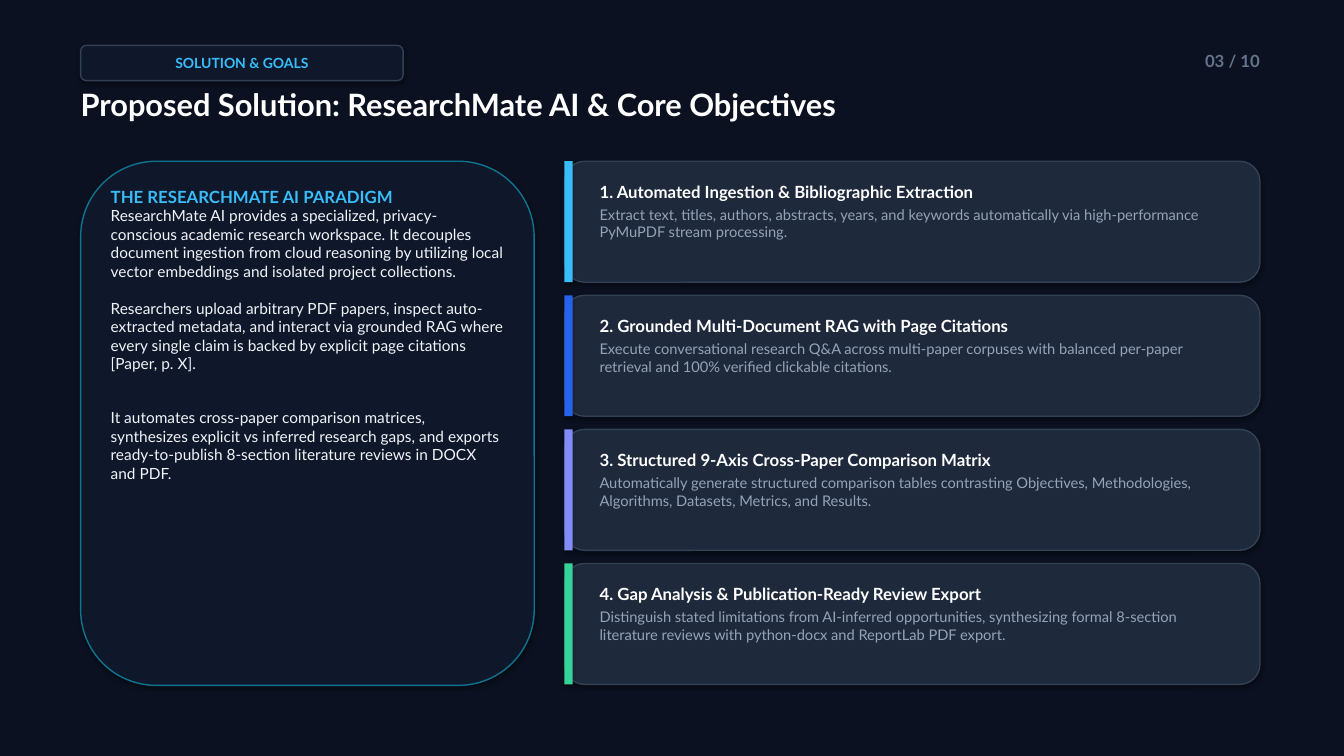
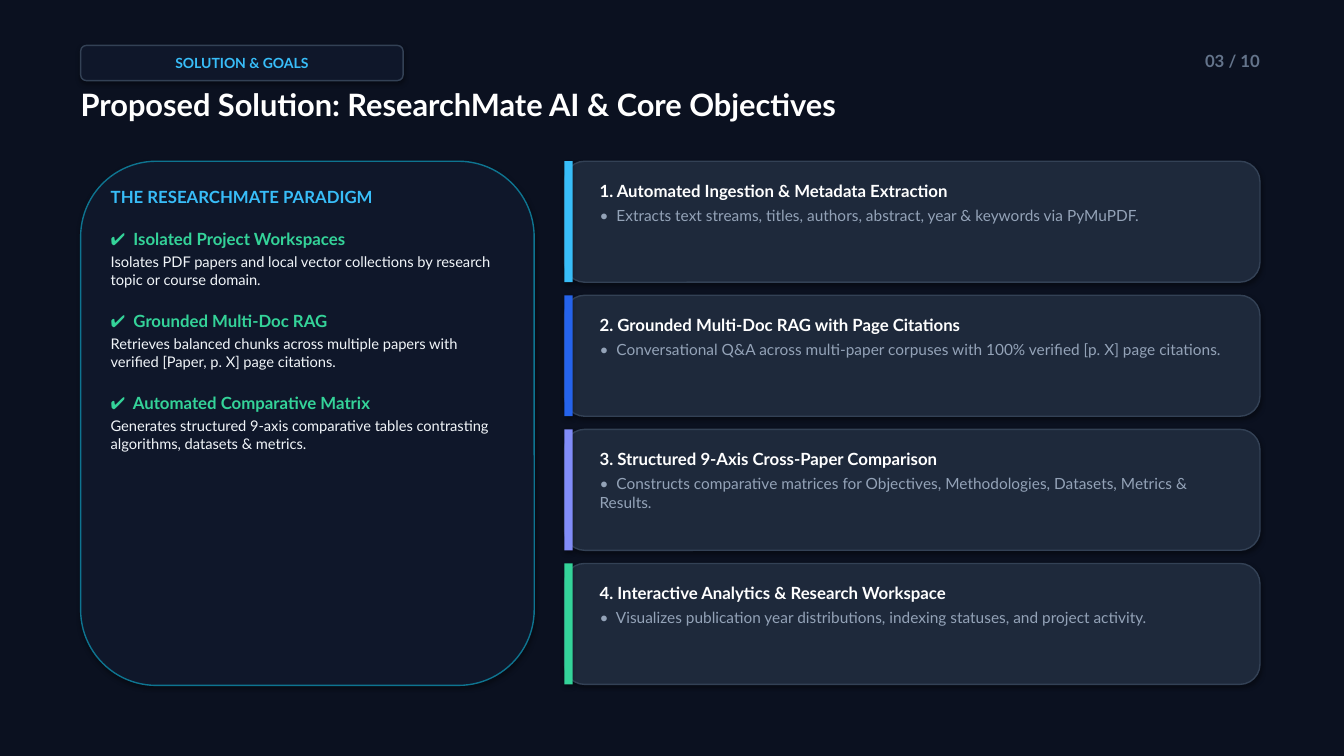
Before and after one commit to adithhn12/ResearchMate-AI, a slide deck: slide 3 of ResearchMate_AI_Presentation.pptx. Drawn at 1344x756 pixels with LibreOffice and Linux fonts; fonts in the diff are those of the drawing. Boxes give left, top, right and bottom in pixels: in the first picture for what was removed or moved away, otherwise in the second. Text is boxed around its words. In the diff, an @@ line names an element or a change of style, - is before the commit and + after.

Commit message:
Refactor presentation and UI to focus on core RAG and comparative analysis modules

```diff
--- a/ResearchMate_AI_Presentation.pptx
+++ b/ResearchMate_AI_Presentation.pptx
@@ text at (111,190,490,452): text changed; size 11 to 10.5 pt @@
-THE RESEARCHMATE AI PARADIGM
-ResearchMate AI provides a specialized, privacy-conscious academic research workspace. It decouples document ingestion from cloud reasoning by utilizing local vector embeddings and isolated project collections.
-Researchers upload arbitrary PDF papers, inspect auto-extracted metadata, and interact via grounded RAG where every single claim is backed by explicit page citations [Paper, p. X].
-It automates cross-paper comparison matrices, synthesizes explicit vs inferred research gaps, and exports ready-to-publish 8-section literature reviews in DOCX and PDF.
+THE RESEARCHMATE PARADIGM
+✔ Isolated Project Workspaces
+Isolates PDF papers and local vector collections by research topic or course domain.
+✔ Grounded Multi-Doc RAG
+Retrieves balanced chunks across multiple papers with verified [Paper, p. X] page citations.
+✔ Automated Comparative Matrix
+Generates structured 9-axis comparative tables contrasting algorithms, datasets & metrics.
@@ text at (600,184,1139,224): text changed; size 10.5 to 11 pt @@
-1. Automated Ingestion & Bibliographic Extraction
-Extract text, titles, authors, abstracts, years, and keywords automatically via high-performance PyMuPDF stream processing.
+1. Automated Ingestion & Metadata Extraction
+• Extracts text streams, titles, authors, abstract, year & keywords via PyMuPDF.
@@ text at (600,318,1220,358): text changed; size 10.5 to 11 pt @@
-2. Grounded Multi-Document RAG with Page Citations
-Execute conversational research Q&A across multi-paper corpuses with balanced per-paper retrieval and 100% verified clickable citations.
+2. Grounded Multi-Doc RAG with Page Citations
+• Conversational Q&A across multi-paper corpuses with 100% verified [p. X] page citations.
@@ text at (600,452,1172,508): text changed; size 10.5 to 11 pt @@
-3. Structured 9-Axis Cross-Paper Comparison Matrix
-Automatically generate structured comparison tables contrasting Objectives, Methodologies, Algorithms, Datasets, Metrics, and Results.
+3. Structured 9-Axis Cross-Paper Comparison
+• Constructs comparative matrices for Objectives, Methodologies, Datasets, Metrics & Results.
@@ text at (600,586,1147,626): text changed; size 10.5 to 11 pt @@
-4. Gap Analysis & Publication-Ready Review Export
-Distinguish stated limitations from AI-inferred opportunities, synthesizing formal 8-section literature reviews with python-docx and ReportLab PDF export.
+4. Interactive Analytics & Research Workspace
+• Visualizes publication year distributions, indexing statuses, and project activity.
```
Also in this commit, not shown: 9 other slides changed, 5 other files.
